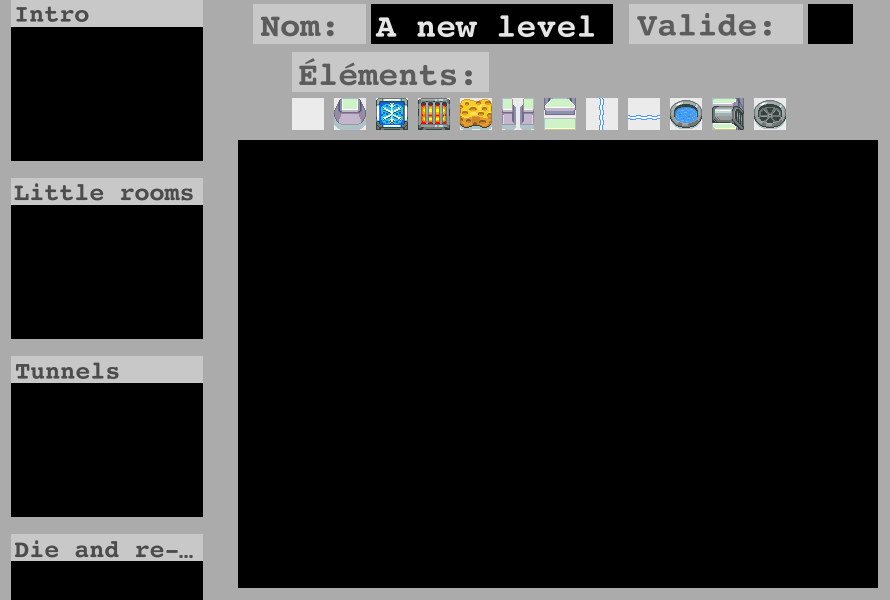
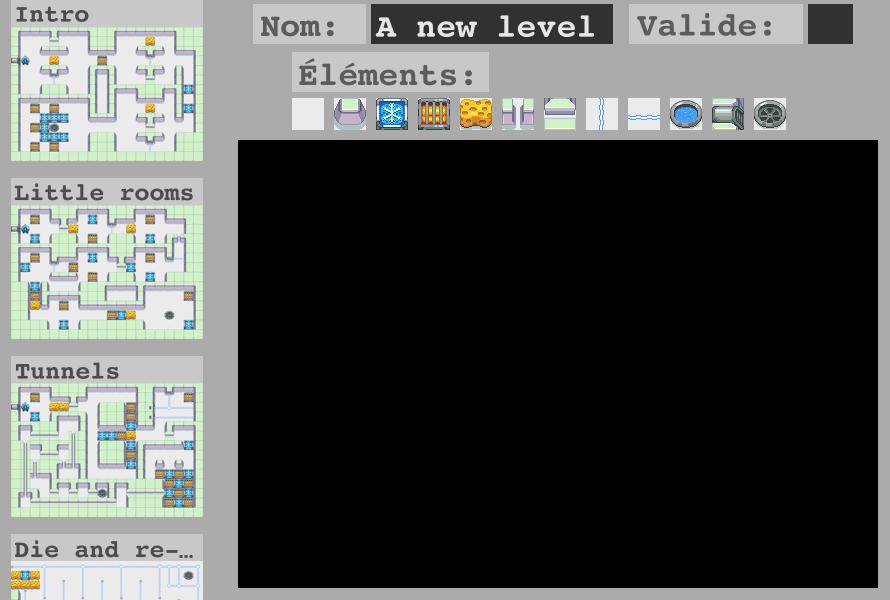
Before/after of a 890 x 600 layered artwork. What changed in the layer stack:
painted on "Paint Layer 2" over [371, 4, 832, 44]
painted on "Vector Layer 1" (2nd of 2) over [11, 4, 850, 600]
painted on "Paint Layer 1" over [11, 4, 853, 600]
painted on "Background" over [11, 4, 853, 600]
